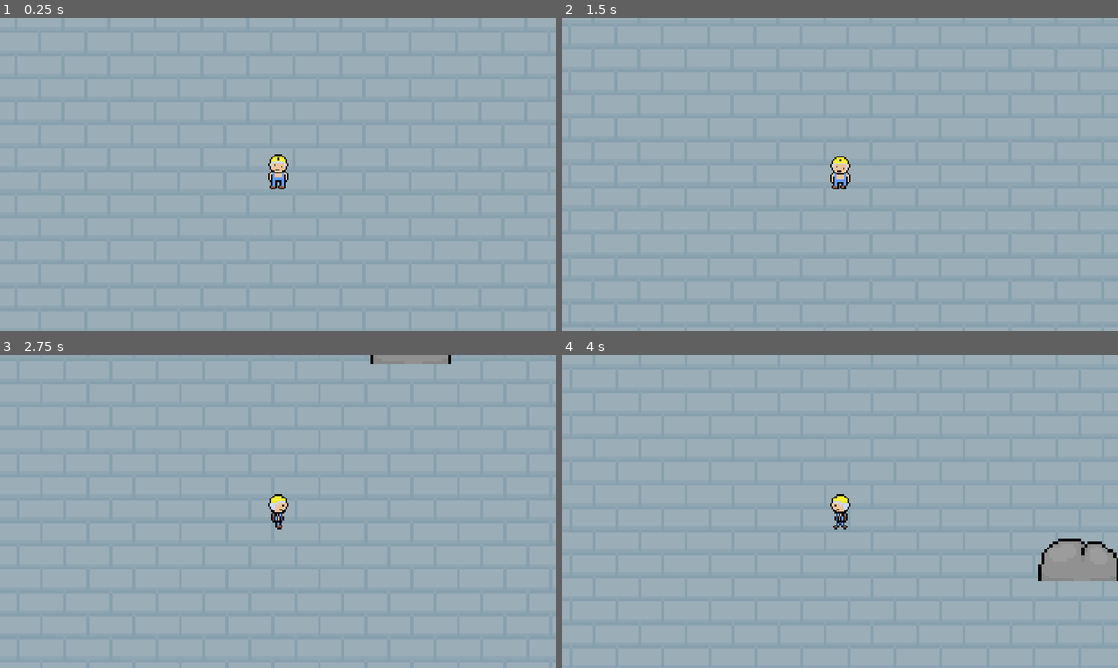
Above: before the commit, frames 1-4 (two rows, left to right).
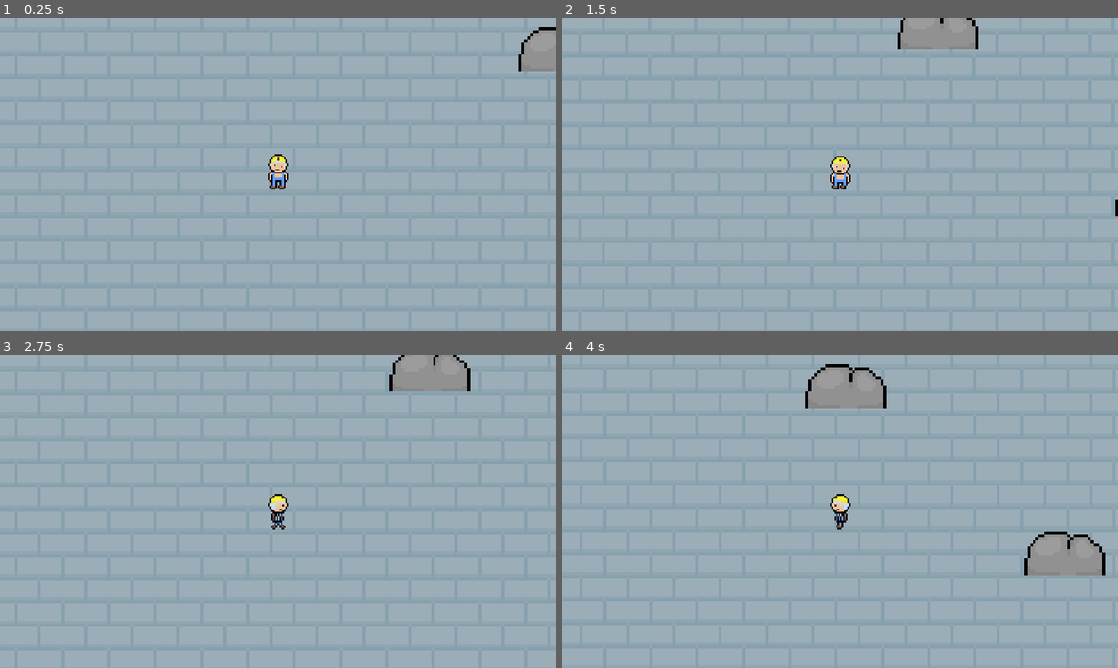
Above: after the commit, the same moments.

Repository: needaschoolproxy/Test-game
Game: Godot game, scene res://scenes/mainscene.tscn
Same seed, same stepped clock (60 frames per second), same inputs: the game is played once before the commit and once after it.
Inputs (mouse positions are in pixels of both pictures, inside the frame that each line leads up to):
- Up to frame 1 (0.25 s): no input
- Up to frame 2 (1.5 s): move the mouse to (962, 158) at 0.52 s; hold D (right) 0.53-1.28 s; click (962, 158) at 0.6 s; move the mouse to (728, 190) at 1.27 s; hold S (down) from 1.28 s (still down); click (728, 190) at 1.35 s
- Up to frame 3 (2.75 s): move the mouse to (333, 442) at 2.02 s; release S (down) at 2.03 s; hold D (right) from 2.03 s (still down); click (333, 442) at 2.1 s
- Up to frame 4 (4 s): move the mouse to (812, 574) at 2.77 s; release D (right) at 2.78 s; hold W (up) 2.78-3.53 s; click (812, 574) at 2.85 s; move the mouse to (1006, 558) at 3.52 s; hold A (left) from 3.53 s (still down); click (1006, 558) at 3.6 s

The runs differ from the first frame. In frame 1, 0.8% of the frame differs, in the area x 93-100%, y 2-18%; in frame 2, 1.3%; in frame 3, 1.5%; in frame 4, 2.9%, in the area x 43-100%, y 2-73%.

Commit message:
Alot
pickaxe anims, rock drops, camera shake, etc etc etc.

Diff:
--- /dev/null
+++ b/collision_shape_2d.gd
@@ -0,0 +1,6 @@
+extends Node2D
+
+@export var amount: int = 1  # how many items this pickup gives
+
+func _ready():
+	add_to_group("pickups")
--- /dev/null
+++ b/pickup.gd
@@ -0,0 +1,24 @@
+extends Area2D
+
+@export var amount: int = 1
+var magnet_speed: float = 200.0
+
+func _ready():
+	add_to_group("pickups")
+	connect("body_entered", Callable(self, "_on_body_entered"))
+
+func _physics_process(delta):
+	var players = get_tree().get_nodes_in_group("player")
+	if players.size() == 0:
+		return
+
+	var player = players[0]
+	var dir = player.global_position - global_position
+	if dir.length() < 200:
+		global_position += dir.normalized() * magnet_speed * delta
+
+func _on_body_entered(body):
+	if body.is_in_group("player"):
+		body.pickup_count += amount
+		body._update_ui()
+		queue_free()
--- a/project.godot
+++ b/project.godot
@@ -41,6 +41,11 @@
 "events": [Object(InputEventKey,"resource_local_to_scene":false,"resource_name":"","device":-1,"window_id":0,"alt_press …(192 unchanged characters)…
 ]
 }
+swing={
+"deadzone": 0.2,
+"events": [null, Object(InputEventMouseButton,"resource_local_to_scene":false,"resource_name":"","device":-1,"window_id":0,"alt_pressed":false,"shift_pressed":false,"ctrl_pressed":false,"meta_pressed":false,"button_mask":0,"position":Vector2(0, 0),"global_position":Vector2(0, 0),"factor":1.0,"button_index":1,"canceled":false,"pressed":false,"double_click":false,"script":null)
+]
+}
 
 [rendering]
 
--- a/scenes/game_manager.gd
+++ b/scenes/game_manager.gd
@@ -1,13 +1,15 @@
 extends Node
 
-var rand_x
-var rand_y
+@export var pickup_scene: PackedScene
 
 func _ready():
 	randomize()
 	for i in range(200):
 		var rock = preload("res://scenes/rock.tscn").instantiate()
-		rand_x = randf_range(-2000,2000)
-		rand_y = randf_range(-2000,2000)
-		rock.global_position = Vector2(rand_x,rand_y)
+		var rand_x = randf_range(-2000, 2000)
+		var rand_y = randf_range(-2000, 2000)
+		rock.global_position = Vector2(rand_x, rand_y)
+		if rock.has_method("take_damage"):
+			rock.max_hp = randi() % 3 + 1  #hp(1 to 3)
+			rock.drops_pickup = pickup_scene
 		add_child(rock)
--- a/scenes/maincharacter.tscn
+++ b/scenes/maincharacter.tscn
@@ -1,151 +1,119 @@
-[gd_scene load_steps=50 format=3 uid="uid://cosrkhugvwqfj"]
-
-[ext_resource type="Script" uid="uid://m743ifhjrdbh" path="res://maincharacter.gd" id="1_0aigr"]
+[gd_scene load_steps=42 format=3 uid="uid://cosrkhugvwqfj"]
+
+[ext_resource type="Script" uid="uid://m743ifhjrdbh" path="res://scripts/maincharacter.gd" id="1_0aigr"]
 [ext_resource type="Texture2D" uid="uid://brvdrm67mo4lk" path="res://Sprites/Sprite-0003-sheet.png" id="2_0aigr"]
 
-[sub_resource type="AtlasTexture" id="AtlasTexture_0aigr"]
+[sub_resource type="AtlasTexture" id="AtlasTexture_nqk66"]
+atlas = ExtResource("2_0aigr")
+region = Rect2(704, 0, 32, 32)
+
+[sub_resource type="AtlasTexture" id="AtlasTexture_gj2gw"]
+atlas = ExtResource("2_0aigr")
+region = Rect2(736, 0, 32, 32)
+
+[sub_resource type="AtlasTexture" id="AtlasTexture_mg4yg"]
+atlas = ExtResource("2_0aigr")
+region = Rect2(480, 0, 32, 32)
+
+[sub_resource type="AtlasTexture" id="AtlasTexture_p1etq"]
 atlas = ExtResource("2_0aigr")
 region = Rect2(512, 0, 32, 32)
 
-[sub_resource type="AtlasTexture" id="AtlasTexture_aaoyj"]
+[sub_resource type="AtlasTexture" id="AtlasTexture_urlo6"]
+atlas = ExtResource("2_0aigr")
+region = Rect2(256, 0, 32, 32)
+
+[sub_resource type="AtlasTexture" id="AtlasTexture_cm1gl"]
+atlas = ExtResource("2_0aigr")
+region = Rect2(288, 0, 32, 32)
+
+[sub_resource type="AtlasTexture" id="AtlasTexture_u2gkk"]
+atlas = ExtResource("2_0aigr")
+region = Rect2(0, 0, 32, 32)
+
+[sub_resource type="AtlasTexture" id="AtlasTexture_legk6"]
+atlas = ExtResource("2_0aigr")
+region = Rect2(32, 0, 32, 32)
+
+[sub_resource type="AtlasTexture" id="AtlasTexture_7bx0f"]
+atlas = ExtResource("2_0aigr")
+region = Rect2(832, 0, 32, 32)
+
+[sub_resource type="AtlasTexture" id="AtlasTexture_prhl0"]
+atlas = ExtResource("2_0aigr")
+region = Rect2(864, 0, 32, 32)
+
+[sub_resource type="AtlasTexture" id="AtlasTexture_iacej"]
+atlas = ExtResource("2_0aigr")
+region = Rect2(896, 0, 32, 32)
+
+[sub_resource type="AtlasTexture" id="AtlasTexture_ex65b"]
+atlas = ExtResource("2_0aigr")
+region = Rect2(608, 0, 32, 32)
+
+[sub_resource type="AtlasTexture" id="AtlasTexture_egr27"]
+atlas = ExtResource("2_0aigr")
+region = Rect2(640, 0, 32, 32)
+
+[sub_resource type="AtlasTexture" id="AtlasTexture_dalpa"]
+atlas = ExtResource("2_0aigr")
+region = Rect2(672, 0, 32, 32)
+
+[sub_resource type="AtlasTexture" id="AtlasTexture_g718g"]
+atlas = ExtResource("2_0aigr")
+region = Rect2(384, 0, 32, 32)
+
+[sub_resource type="AtlasTexture" id="AtlasTexture_gm7jl"]
+atlas = ExtResource("2_0aigr")
+region = Rect2(416, 0, 32, 32)
+
+[sub_resource type="AtlasTexture" id="AtlasTexture_7qgm7"]
+atlas = ExtResource("2_0aigr")
+region = Rect2(448, 0, 32, 32)
+
+[sub_resource type="AtlasTexture" id="AtlasTexture_ncnnt"]
+atlas = ExtResource("2_0aigr")
+region = Rect2(128, 0, 32, 32)
+
+[sub_resource type="AtlasTexture" id="AtlasTexture_plmpl"]
+atlas = ExtResource("2_0aigr")
+region = Rect2(160, 0, 32, 32)
+
+[sub_resource type="AtlasTexture" id="AtlasTexture_gnqdu"]
+atlas = ExtResource("2_0aigr")
+region = Rect2(224, 0, 32, 32)
+
+[sub_resource type="AtlasTexture" id="AtlasTexture_bmax7"]
+atlas = ExtResource("2_0aigr")
+region = Rect2(768, 0, 32, 32)
+
+[sub_resource type="AtlasTexture" id="AtlasTexture_2bpxt"]
+atlas = ExtResource("2_0aigr")
+region = Rect2(704, 0, 32, 32)
+
+[sub_resource type="AtlasTexture" id="AtlasTexture_lald6"]
+atlas = ExtResource("2_0aigr")
+region = Rect2(800, 0, 32, 32)
+
+[sub_resource type="AtlasTexture" id="AtlasTexture_5ocur"]
+atlas = ExtResource("2_0aigr")
+region = Rect2(704, 0, 32, 32)
+
+[sub_resource type="AtlasTexture" id="AtlasTexture_5g8jq"]
 atlas = ExtResource("2_0aigr")
 region = Rect2(544, 0, 32, 32)
 
-[sub_resource type="AtlasTexture" id="AtlasTexture_q4faf"]
-atlas = ExtResource("2_0aigr")
-region = Rect2(384, 0, 32, 32)
-
-[sub_resource type="AtlasTexture" id="AtlasTexture_ohkvx"]
-atlas = ExtResource("2_0aigr")
-region = Rect2(416, 0, 32, 32)
-
-[sub_resource type="AtlasTexture" id="AtlasTexture_urlo6"]
-atlas = ExtResource("2_0aigr")
-region = Rect2(256, 0, 32, 32)
-
-[sub_resource type="AtlasTexture" id="AtlasTexture_cm1gl"]
-atlas = ExtResource("2_0aigr")
-region = Rect2(288, 0, 32, 32)
-
-[sub_resource type="AtlasTexture" id="AtlasTexture_u2gkk"]
-atlas = ExtResource("2_0aigr")
-region = Rect2(0, 0, 32, 32)
-
-[sub_resource type="AtlasTexture" id="AtlasTexture_legk6"]
-atlas = ExtResource("2_0aigr")
-region = Rect2(32, 0, 32, 32)
-
-[sub_resource type="AtlasTexture" id="AtlasTexture_mj243"]
-atlas = ExtResource("2_0aigr")
-region = Rect2(64, 0, 32, 32)
-
-[sub_resource type="AtlasTexture" id="AtlasTexture_xfbxn"]
-atlas = ExtResource("2_0aigr")
-region = Rect2(96, 0, 32, 32)
-
-[sub_resource type="AtlasTexture" id="AtlasTexture_1x2ah"]
-atlas = ExtResource("2_0aigr")
-region = Rect2(128, 0, 32, 32)
-
-[sub_resource type="AtlasTexture" id="AtlasTexture_xnwam"]
-atlas = ExtResource("2_0aigr")
-region = Rect2(160, 0, 32, 32)
-
-[sub_resource type="AtlasTexture" id="AtlasTexture_wvi3g"]
-atlas = ExtResource("2_0aigr")
-region = Rect2(224, 0, 32, 32)
-
-[sub_resource type="AtlasTexture" id="AtlasTexture_h1tlr"]
-atlas = ExtResource("2_0aigr")
-region = Rect2(64, 0, 32, 32)
-
-[sub_resource type="AtlasTexture" id="AtlasTexture_crxhg"]
-atlas = ExtResource("2_0aigr")
-region = Rect2(96, 0, 32, 32)
-
-[sub_resource type="AtlasTexture" id="AtlasTexture_fr0r6"]
-atlas = ExtResource("2_0aigr")
-region = Rect2(128, 0, 32, 32)
-
-[sub_resource type="AtlasTexture" id="AtlasTexture_hrktf"]
-atlas = ExtResource("2_0aigr")
-region = Rect2(160, 0, 32, 32)
-
-[sub_resource type="AtlasTexture" id="AtlasTexture_1gp6r"]
-atlas = ExtResource("2_0aigr")
-region = Rect2(224, 0, 32, 32)
-
-[sub_resource type="AtlasTexture" id="AtlasTexture_22mu0"]
-atlas = ExtResource("2_0aigr")
-region = Rect2(64, 0, 32, 32)
-
-[sub_resource type="AtlasTexture" id="AtlasTexture_x70oe"]
-atlas = ExtResource("2_0aigr")
-region = Rect2(96, 0, 32, 32)
-
-[sub_resource type="AtlasTexture" id="AtlasTexture_7qn1h"]
-atlas = ExtResource("2_0aigr")
-region = Rect2(128, 0, 32, 32)
-
-[sub_resource type="AtlasTexture" id="AtlasTexture_vw6vw"]
-atlas = ExtResource("2_0aigr")
-region = Rect2(160, 0, 32, 32)
-
-[sub_resource type="AtlasTexture" id="AtlasTexture_xoof7"]
-atlas = ExtResource("2_0aigr")
-region = Rect2(224, 0, 32, 32)
-
-[sub_resource type="AtlasTexture" id="AtlasTexture_miu3x"]
-atlas = ExtResource("2_0aigr")
-region = Rect2(64, 0, 32, 32)
-
-[sub_resource type="AtlasTexture" id="AtlasTexture_nr76v"]
-atlas = ExtResource("2_0aigr")
-region = Rect2(96, 0, 32, 32)
-
-[sub_resource type="AtlasTexture" id="AtlasTexture_ncnnt"]
-atlas = ExtResource("2_0aigr")
-region = Rect2(128, 0, 32, 32)
-
-[sub_resource type="AtlasTexture" id="AtlasTexture_plmpl"]
-atlas = ExtResource("2_0aigr")
-region = Rect2(160, 0, 32, 32)
-
-[sub_resource type="AtlasTexture" id="AtlasTexture_gnqdu"]
-atlas = ExtResource("2_0aigr")
-region = Rect2(224, 0, 32, 32)
-
-[sub_resource type="AtlasTexture" id="AtlasTexture_fjaw1"]
+[sub_resource type="AtlasTexture" id="AtlasTexture_e0ffa"]
+atlas = ExtResource("2_0aigr")
+region = Rect2(480, 0, 32, 32)
+
+[sub_resource type="AtlasTexture" id="AtlasTexture_5kgl1"]
 atlas = ExtResource("2_0aigr")
 region = Rect2(576, 0, 32, 32)
 
-[sub_resource type="AtlasTexture" id="AtlasTexture_hdqcs"]
-atlas = ExtResource("2_0aigr")
-region = Rect2(512, 0, 32, 32)
-
-[sub_resource type="AtlasTexture" id="AtlasTexture_5fu6c"]
-atlas = ExtResource("2_0aigr")
-region = Rect2(608, 0, 32, 32)
-
-[sub_resource type="AtlasTexture" id="AtlasTexture_01rx2"]
-atlas = ExtResource("2_0aigr")
-region = Rect2(512, 0, 32, 32)
-
-[sub_resource type="AtlasTexture" id="AtlasTexture_6pwjc"]
-atlas = ExtResource("2_0aigr")
-region = Rect2(448, 0, 32, 32)
-
-[sub_resource type="AtlasTexture" id="AtlasTexture_arylf"]
-atlas = ExtResource("2_0aigr")
-region = Rect2(384, 0, 32, 32)
-
-[sub_resource type="AtlasTexture" id="AtlasTexture_rwlsl"]
+[sub_resource type="AtlasTexture" id="AtlasTexture_5u1g1"]
 atlas = ExtResource("2_0aigr")
 region = Rect2(480, 0, 32, 32)
-
-[sub_resource type="AtlasTexture" id="AtlasTexture_u44ag"]
-atlas = ExtResource("2_0aigr")
-region = Rect2(384, 0, 32, 32)
 
 [sub_resource type="AtlasTexture" id="AtlasTexture_wfyqo"]
 atlas = ExtResource("2_0aigr")
@@ -183,10 +151,10 @@
 animations = [{
 "frames": [{
 "duration": 1.0,
-"texture": SubResource("AtlasTexture_0aigr")
-}, {
-"duration": 1.0,
-"texture": SubResource("AtlasTexture_aaoyj")
+"texture": SubResource("AtlasTexture_nqk66")
+}, {
+"duration": 1.0,
+"texture": SubResource("AtlasTexture_gj2gw")
 }],
 "loop": true,
 "name": &"idle_down",
@@ -194,10 +162,10 @@
 }, {
 "frames": [{
 "duration": 1.0,
-"texture": SubResource("AtlasTexture_q4faf")
-}, {
-"duration": 1.0,
-"texture": SubResource("AtlasTexture_ohkvx")
+"texture": SubResource("AtlasTexture_mg4yg")
+}, {
+"duration": 1.0,
+"texture": SubResource("AtlasTexture_p1etq")
 }],
 "loop": true,
 "name": &"idle_left",
@@ -227,19 +195,13 @@
 }, {
 "frames": [{
 "duration": 1.0,
-"texture": SubResource("AtlasTexture_mj243")
-}, {
-"duration": 1.0,
-"texture": SubResource("AtlasTexture_xfbxn")
-}, {
-"duration": 1.0,
-"texture": SubResource("AtlasTexture_1x2ah")
-}, {
-"duration": 1.0,
-"texture": SubResource("AtlasTexture_xnwam")
-}, {
-"duration": 1.0,
-"texture": SubResource("AtlasTexture_wvi3g")
+"texture": SubResource("AtlasTexture_7bx0f")
+}, {
+"duration": 1.0,
+"texture": SubResource("AtlasTexture_prhl0")
+}, {
+"duration": 1.0,
+"texture": SubResource("AtlasTexture_iacej")
 }],
 "loop": false,
 "name": &"swing_down",
@@ -247,19 +209,13 @@
 }, {
 "frames": [{
 "duration": 1.0,
-"texture": SubResource("AtlasTexture_h1tlr")
-}, {
-"duration": 1.0,
-"texture": SubResource("AtlasTexture_crxhg")
-}, {
-"duration": 1.0,
-"texture": SubResource("AtlasTexture_fr0r6")
-}, {
-"duration": 1.0,
-"texture": SubResource("AtlasTexture_hrktf")
-}, {
-"duration": 1.0,
-"texture": SubResource("AtlasTexture_1gp6r")
+"texture": SubResource("AtlasTexture_ex65b")
+}, {
+"duration": 1.0,
+"texture": SubResource("AtlasTexture_egr27")
+}, {
+"duration": 1.0,
+"texture": SubResource("AtlasTexture_dalpa")
 }],
 "loop": false,
 "name": &"swing_left",
@@ -267,19 +223,13 @@
 }, {
 "frames": [{
 "duration": 1.0,
-"texture": SubResource("AtlasTexture_22mu0")
-}, {
-"duration": 1.0,
-"texture": SubResource("AtlasTexture_x70oe")
-}, {
-"duration": 1.0,
-"texture": SubResource("AtlasTexture_7qn1h")
-}, {
-"duration": 1.0,
-"texture": SubResource("AtlasTexture_vw6vw")
-}, {
-"duration": 1.0,
-"texture": SubResource("AtlasTexture_xoof7")
+"texture": SubResource("AtlasTexture_g718g")
+}, {
+"duration": 1.0,
+"texture": SubResource("AtlasTexture_gm7jl")
+}, {
+"duration": 1.0,
+"texture": SubResource("AtlasTexture_7qgm7")
 }],
 "loop": false,
 "name": &"swing_right",
@@ -287,12 +237,6 @@
 }, {
 "frames": [{
 "duration": 1.0,
-"texture": SubResource("AtlasTexture_miu3x")
-}, {
-"duration": 1.0,
-"texture": SubResource("AtlasTexture_nr76v")
-}, {
-"duration": 1.0,
 "texture": SubResource("AtlasTexture_ncnnt")
 }, {
 "duration": 1.0,
@@ -307,16 +251,16 @@
 }, {
 "frames": [{
 "duration": 1.0,
-"texture": SubResource("AtlasTexture_fjaw1")
-}, {
-"duration": 1.0,
-"texture": SubResource("AtlasTexture_hdqcs")
-}, {
-"duration": 1.0,
-"texture": SubResource("AtlasTexture_5fu6c")
-}, {
-"duration": 1.0,
-"texture": SubResource("AtlasTexture_01rx2")
+"texture": SubResource("AtlasTexture_bmax7")
+}, {
+"duration": 1.0,
+"texture": SubResource("AtlasTexture_2bpxt")
+}, {
+"duration": 1.0,
+"texture": SubResource("AtlasTexture_lald6")
+}, {
+"duration": 1.0,
+"texture": SubResource("AtlasTexture_5ocur")
 }],
 "loop": true,
 "name": &"walk_down",
@@ -324,16 +268,16 @@
 }, {
 "frames": [{
 "duration": 1.0,
-"texture": SubResource("AtlasTexture_6pwjc")
-}, {
-"duration": 1.0,
-"texture": SubResource("AtlasTexture_arylf")
-}, {
-"duration": 1.0,
-"texture": SubResource("AtlasTexture_rwlsl")
-}, {
-"duration": 1.0,
-"texture": SubResource("AtlasTexture_u44ag")
+"texture": SubResource("AtlasTexture_5g8jq")
+}, {
+"duration": 1.0,
+"texture": SubResource("AtlasTexture_e0ffa")
+}, {
+"duration": 1.0,
+"texture": SubResource("AtlasTexture_5kgl1")
+}, {
+"duration": 1.0,
+"texture": SubResource("AtlasTexture_5u1g1")
 }],
 "loop": true,
 "name": &"walk_left",
@@ -380,21 +324,36 @@
 [sub_resource type="RectangleShape2D" id="RectangleShape2D_u2gkk"]
 size = Vector2(41, 12)
 
-[node name="PLAYER" type="CharacterBody2D"]
+[node name="PLAYER" type="CharacterBody2D" groups=["player"]]
+collision_mask = 2
 motion_mode = 1
 script = ExtResource("1_0aigr")
 
 [node name="AnimatedSprite2D" type="AnimatedSprite2D" parent="."]
 sprite_frames = SubResource("SpriteFrames_aaoyj")
-animation = &"swing_right"
+animation = &"walk_up"
 
 [node name="CollisionShape2D" type="CollisionShape2D" parent="."]
 position = Vector2(0, 4)
 shape = SubResource("RectangleShape2D_0aigr")
 
 [node name="Area2D" type="Area2D" parent="."]
+collision_mask = 2
 monitoring = false
 
 [node name="CollisionShape2D" type="CollisionShape2D" parent="Area2D"]
 position = Vector2(0, -14)
 shape = SubResource("RectangleShape2D_u2gkk")
+
+[node name="SwingTimer" type="Timer" parent="."]
+wait_time = 0.113
+one_shot = true
+
+[node name="UI" type="Control" parent="."]
+layout_mode = 3
+anchors_preset = 0
+offset_right = 40.0
+offset_bottom = 40.0
+
+[connection signal="body_entered" from="Area2D" to="." method="_on_area_2d_body_entered"]
+[connection signal="timeout" from="SwingTimer" to="." method="_on_swing_timer_timeout"]
--- a/scenes/mainscene.tscn
+++ b/scenes/mainscene.tscn
@@ -1,7 +1,8 @@
-[gd_scene load_steps=6 format=4 uid="uid://c8t6xo7xcl14s"]
+[gd_scene load_steps=7 format=4 uid="uid://c8t6xo7xcl14s"]
 
 [ext_resource type="Script" uid="uid://xvbibjhay6hm" path="res://scenes/game_manager.gd" id="1_4c2fu"]
 [ext_resource type="PackedScene" uid="uid://cosrkhugvwqfj" path="res://scenes/maincharacter.tscn" id="1_golqe"]
+[ext_resource type="PackedScene" uid="uid://dtuau4xvhbpj4" path="res://scenes/pickup.tscn" id="2_4c2fu"]
 [ext_resource type="Texture2D" uid="uid://du6ow1v644q0f" path="res://assets/placeholderfloor.png" id="2_nx3wj"]
 
 [sub_resource type="TileSetAtlasSource" id="TileSetAtlasSource_golqe"]
@@ -16,6 +17,7 @@
 
 [node name="GameManager" type="Node" parent="."]
 script = ExtResource("1_4c2fu")
+pickup_scene = ExtResource("2_4c2fu")
 
 [node name="CharacterBody2D" parent="." instance=ExtResource("1_golqe")]
 position = Vector2(-1, 1)
@@ -34,3 +36,11 @@
 scale = Vector2(2, 2)
 tile_map_data = PackedByteArray("AADy//f/AAAAAAAAAADy//j/AAAAAAAAAADy//n/AAAAAAAAAADy//r/AAAAAAAAAADy//v/AAAAAAAAAADy// …(8560 unchanged characters)…
 tile_set = SubResource("TileSet_nx3wj")
+
+[node name="CanvasLayer" type="CanvasLayer" parent="."]
+
+[node name="PickupLabel" type="Label" parent="CanvasLayer"]
+offset_left = 148.0
+offset_top = -105.0
+offset_right = 188.0
+offset_bottom = -82.0
--- /dev/null
+++ b/scenes/pickup.tscn
@@ -0,0 +1,15 @@
+[gd_scene load_steps=3 format=3 uid="uid://dtuau4xvhbpj4"]
+
+[ext_resource type="Texture2D" uid="uid://bbilnbd3r604i" path="res://Sprites/Sprite-0009.png" id="1_s6scd"]
+
+[sub_resource type="CircleShape2D" id="CircleShape2D_u187m"]
+radius = 7.0
+
+[node name="Pickup" type="Area2D"]
+
+[node name="Sprite2D" type="Sprite2D" parent="."]
+texture = ExtResource("1_s6scd")
+
+[node name="CollisionShape2D" type="CollisionShape2D" parent="."]
+position = Vector2(4, 0)
+shape = SubResource("CircleShape2D_u187m")
--- /dev/null
+++ b/scenes/rock.gd
@@ -0,0 +1,33 @@
+extends Node2D
+
+@export var max_hp: int = 3
+var current_hp: int
+
+@export var drops_pickup: PackedScene  #pickup stuff
+
+func _ready():
+	current_hp = max_hp
+	add_to_group("rocks")
+
+func take_damage(amount: int = 1):
+	current_hp -= amount
+	_trigger_hit_particles()
+	if current_hp <= 0:
+		_spawn_pickup()
+		queue_free()
+
+	#fade of rock
+	if $PlaceholderRock:
+		$PlaceholderRock.modulate = Color(1, 1, 1, float(current_hp) / float(max_hp))
+
+func _trigger_hit_particles():
+	if $HitParticles:
+		$HitParticles.emitting = false
+		$HitParticles.restart()
+		$HitParticles.emitting = true
+
+func _spawn_pickup():
+	if drops_pickup:
+		var pickup_instance = drops_pickup.instantiate()
+		pickup_instance.global_position = global_position
+		get_tree().current_scene.add_child(pickup_instance)
--- a/scenes/rock.tscn
+++ b/scenes/rock.tscn
@@ -1,19 +1,36 @@
-[gd_scene load_steps=3 format=3 uid="uid://b0gvtjdk0vjvg"]
+[gd_scene load_steps=5 format=3 uid="uid://b0gvtjdk0vjvg"]
 
 [ext_resource type="Texture2D" uid="uid://c8b2uvcq5sxum" path="res://assets/placeholderrock.png" id="1_1di36"]
+[ext_resource type="Script" uid="uid://obpml6cxun08" path="res://scenes/rock.gd" id="1_mek2u"]
+[ext_resource type="PackedScene" uid="uid://dtuau4xvhbpj4" path="res://scenes/Pickup.tscn" id="2_ik6fu"]
 
 [sub_resource type="RectangleShape2D" id="RectangleShape2D_mek2u"]
-size = Vector2(56, 7)
+size = Vector2(56, 29)
 
-[node name="Rock" type="Node2D"]
+[node name="Rock" type="Node2D" groups=["rocks"]]
 y_sort_enabled = true
+script = ExtResource("1_mek2u")
+drops_pickup = ExtResource("2_ik6fu")
 
 [node name="StaticBody2D" type="StaticBody2D" parent="."]
+collision_layer = 2
 
 [node name="CollisionShape2D" type="CollisionShape2D" parent="StaticBody2D"]
-position = Vector2(0, 12.5)
+position = Vector2(0, 1.5)
 shape = SubResource("RectangleShape2D_mek2u")
 
-[node name="Placeholderrock" type="Sprite2D" parent="."]
+[node name="PlaceholderRock" type="Sprite2D" parent="."]
 scale = Vector2(2, 2)
 texture = ExtResource("1_1di36")
+
+[node name="HitParticles" type="CPUParticles2D" parent="."]
+emitting = false
+amount = 10
+lifetime = 0.21
+one_shot = true
+emission_shape = 1
+emission_sphere_radius = 34.96
+direction = Vector2(0, 0)
+spread = 35.25
+gravity = Vector2(0, 300)
+color = Color(0.242788, 0.278818, 0.314802, 1)
--- a/scripts/maincharacter.gd
+++ b/scripts/maincharacter.gd
@@ -1,17 +1,36 @@
 extends CharacterBody2D
 
+# movement of everything
 const SPEED = 200.0
 const ACCELERATION = 0.5
 const FRICTION = 0.2
+var SWING_OFFSET = 30
+var SWING_RADIUS = 32
+var SHAKE_AMOUNT = 4
+var DAMAGE = 1
 
+# refs
 @onready var anim_sprite = $AnimatedSprite2D
+@onready var swing_timer = $SwingTimer
+@onready var camera = $Camera2D
 @onready var swing_area = $Area2D
+@onready var pickup_label = $"UI/PickupLabel"
 
+#state
 var facing_dir := Vector2.DOWN
 var is_swinging = false
+var pickup_count: int = 0
 
+func _ready():
+	swing_area.monitoring = false
+	if not swing_timer.is_connected("timeout", Callable(self, "_on_swing_timer_timeout")):
+		swing_timer.timeout.connect(_on_swing_timer_timeout)
+	_update_ui()
+	add_to_group("player")  #pickup detection
+
+#keybinds
 func get_input() -> Vector2:
-	var input = Vector2()
+	var input = Vector2.ZERO
 	if Input.is_action_pressed("right"):
 		input.x += 1
 	if Input.is_action_pressed("left"):
@@ -22,80 +41,76 @@
 		input.y -= 1
 	return input
 
-func _process(delta):
+#physics
+func _physics_process(delta):
 	var direction = get_input()
-
-	#movement when swinging
 	if is_swinging:
 		velocity = Vector2.ZERO
-		move_and_slide()
-		return
-
-	#movement 'logic'?
-	if direction.length() > 0:
-		velocity = velocity.lerp(direction.normalized() * SPEED, ACCELERATION)
-		facing_dir = direction.normalized()
-		play_walk_animation()
 	else:
-		velocity = velocity.lerp(Vector2.ZERO, FRICTION)
-		play_idle_animation()
-
+		if direction.length() > 0:
+			velocity = velocity.lerp(direction.normalized() * SPEED, ACCELERATION)
+			facing_dir = direction.normalized()
+			play_walk_animation()
+		else:
+			velocity = velocity.lerp(Vector2.ZERO, FRICTION)
+			play_idle_animation()
 	move_and_slide()
 
-	#swing input thing
 	if Input.is_action_just_pressed("swing") and not is_swinging:
 		start_swing()
 
-#animation stuff
-
+#anims
 func play_walk_animation():
 	if abs(facing_dir.x) > abs(facing_dir.y):
-		if facing_dir.x > 0:
-			anim_sprite.play("walk_right")
-		else:
-			anim_sprite.play("walk_left")
+		anim_sprite.play("walk_right" if facing_dir.x > 0 else "walk_left")
 	else:
-		if facing_dir.y > 0:
-			anim_sprite.play("walk_down")
-		else:
-			anim_sprite.play("walk_up")
+		anim_sprite.play("walk_down" if facing_dir.y > 0 else "walk_up")
 
 func play_idle_animation():
 	if abs(facing_dir.x) > abs(facing_dir.y):
-		if facing_dir.x > 0:
-			anim_sprite.play("idle_right")
-		else:
-			anim_sprite.play("idle_left")
+		anim_sprite.play("idle_right" if facing_dir.x > 0 else "idle_left")
 	else:
-		if facing_dir.y > 0:
-			anim_sprite.play("idle_down")
-		else:
-			anim_sprite.play("idle_up")
+		anim_sprite.play("idle_down" if facing_dir.y > 0 else "idle_up")
 
-#pickaxe swing and such
-
+# swing of pick
 func start_swing():
 	is_swinging = true
-	swing_area.monitoring = true  #turn on hitbox
+	swing_area.position = facing_dir.normalized() * SWING_OFFSET
 
-	#swing direction
 	if abs(facing_dir.x) > abs(facing_dir.y):
-		if facing_dir.x > 0:
-			anim_sprite.play("swing_right")
-		else:
-			anim_sprite.play("swing_left")
+		anim_sprite.play("swing_right" if facing_dir.x > 0 else "swing_left")
 	else:
-		if facing_dir.y > 0:
-			anim_sprite.play("swing_down")
-		else:
-			anim_sprite.play("swing_up")
+		anim_sprite.play("swing_down" if facing_dir.y > 0 else "swing_up")
 
+	await get_tree().process_frame
+	_hit_nearby_rocks()
 
-	if not anim_sprite.is_connected("animation_finished", Callable(self, "_on_swing_finished")):
-		anim_sprite.connect("animation_finished", Callable(self, "_on_swing_finished"))
+	swing_timer.start()
 
+func _on_swing_timer_timeout():
+	is_swinging = false
 
-func _on_swing_finished():
-	#player resets after swinging
-	swing_area.monitoring = false
-	is_swinging = false
+func _hit_nearby_rocks():
+	var rocks = get_tree().get_nodes_in_group("rocks")
+	for rock in rocks:
+		if rock.global_position.distance_to(global_position + facing_dir.normalized() * SWING_OFFSET) <= SWING_RADIUS:
+			if rock.has_method("take_damage"):
+				print("Rock hit:", rock)
+				rock.take_damage(DAMAGE)
+				_screen_shake()
+
+#shake when pick hit
+func _screen_shake():
+	if not camera:
+		return
+	var original_pos = camera.position
+	var offset = Vector2(randf_range(-SHAKE_AMOUNT, SHAKE_AMOUNT),
+						 randf_range(-SHAKE_AMOUNT, SHAKE_AMOUNT))
+	camera.position = original_pos + offset
+	await get_tree().process_frame
+	camera.position = original_pos
+
+#UI(doesnt really work)
+func _update_ui():
+	if pickup_label:
+		pickup_label.text = str(pickup_count)
Binary file changed: Sprites/Sprite-0003-sheet.png
Binary file added: Sprites/Sprite-0009.png
Not shown, added: Sprites/Sprite-0009.png.import
Not shown, added: collision_shape_2d.gd.uid
Not shown, added: pickup.gd.uid
Not shown, added: scenes/rock.gd.uid
